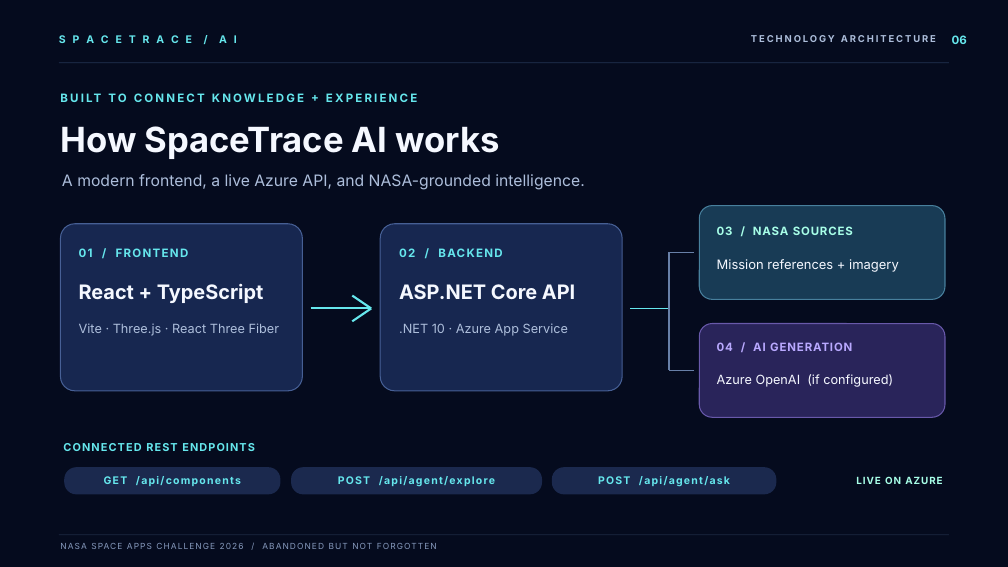
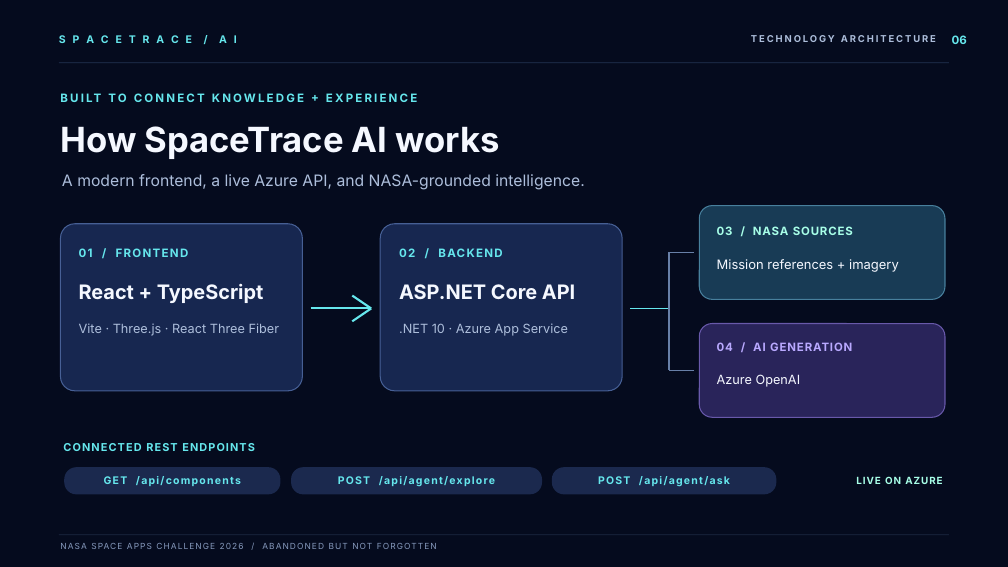
Before and after one commit to BennyJohnPeter9496/NASAFrontend, a slide deck: slide 6 of SpaceTrace_AI_NASA_7_Slide_Presentation_Updated.pptx. Drawn at 1008x567 pixels with LibreOffice and Linux fonts; fonts in the diff are those of the drawing; background and template pictures are left out. Boxes give left, top, right and bottom in pixels: in the first picture for what was removed or moved away, otherwise in the second. Text is boxed around its words. In the diff, an @@ line names an element or a change of style, - is before the commit and + after.

```diff
--- a/SpaceTrace_AI_NASA_7_Slide_Presentation_Updated.pptx
+++ b/SpaceTrace_AI_NASA_7_Slide_Presentation_Updated.pptx
@@ text at box(717, 374, 801, 387): text changed @@
-Azure OpenAI (if configured)
+Azure OpenAI
```
